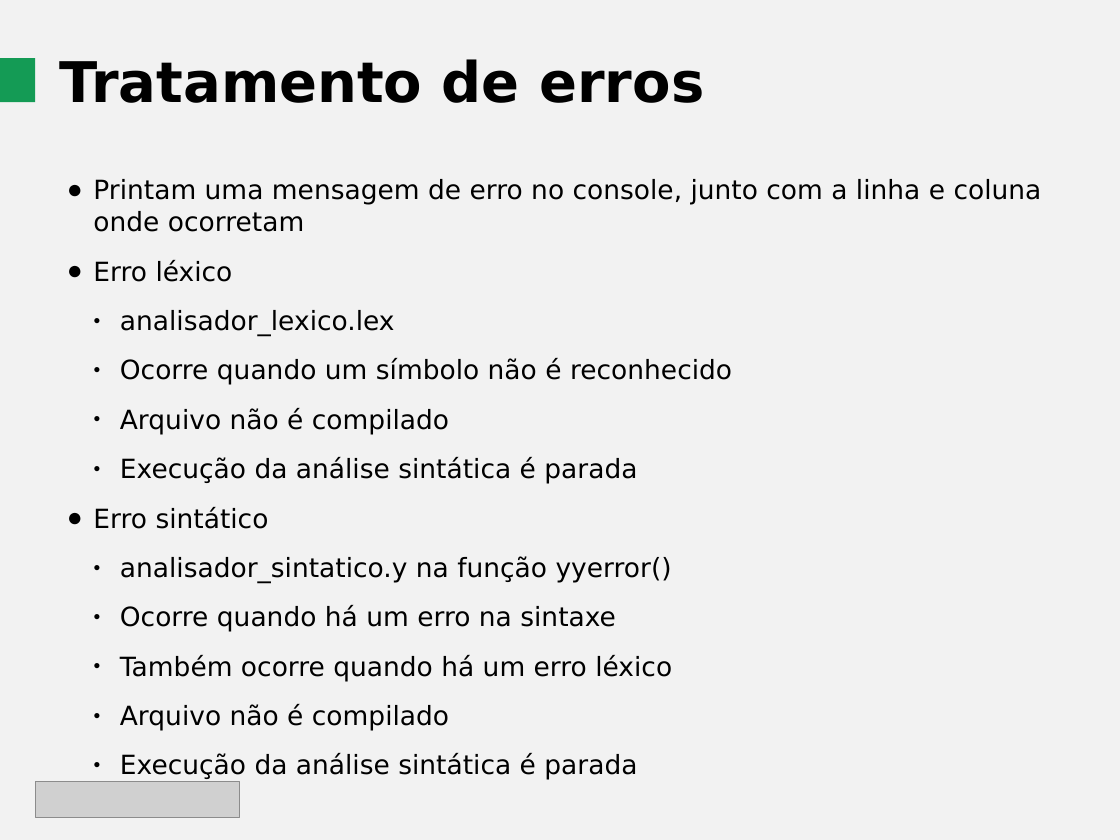
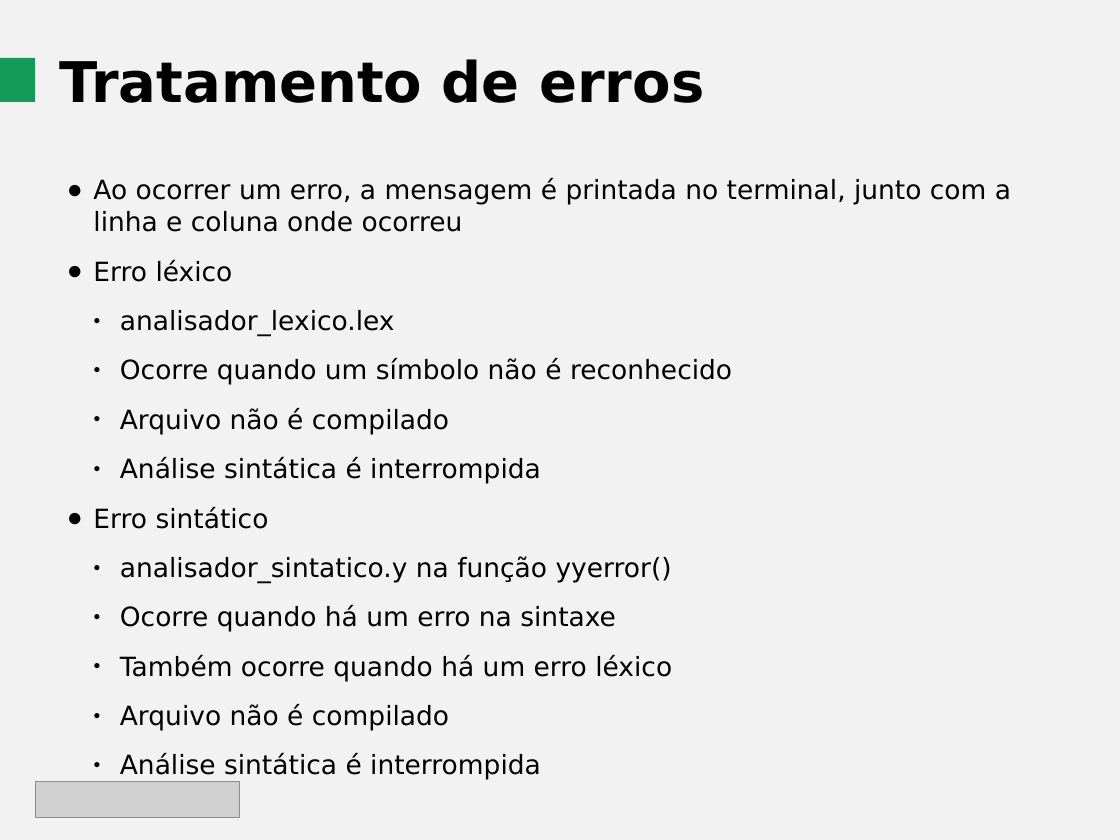
Before and after one commit to Dwahgon/com-projetofinal, a slide deck: slide 13 of docs/apresentacao.odp. Drawn at 1120x840 pixels with LibreOffice and Linux fonts; fonts in the diff are those of the drawing; grey boxes stand for pictures. Boxes give left, top, right and bottom in pixels: in the first picture for what was removed or moved away, otherwise in the second. Text is boxed around its words. In the diff, an @@ line names an element or a change of style, - is before the commit and + after.

```diff
--- a/docs/apresentacao.odp
+++ b/docs/apresentacao.odp
@@ text at <box>93,178,1011,232</box>: text changed @@
-● Printam uma mensagem de erro no console, junto com a linha e coluna onde ocorretam
+● Ao ocorrer um erro, a mensagem é printada no terminal, junto com a linha e coluna onde ocorreu
@@ text at <box>120,457,541,484</box>: text changed @@
-  ● Execução da análise sintática é parada
+  ● Análise sintática é interrompida
@@ text at <box>120,753,541,780</box>: text changed @@
-  ● Execução da análise sintática é parada
+  ● Análise sintática é interrompida
```
Also in this commit, not shown: 2 other slides changed, 3 other files.
